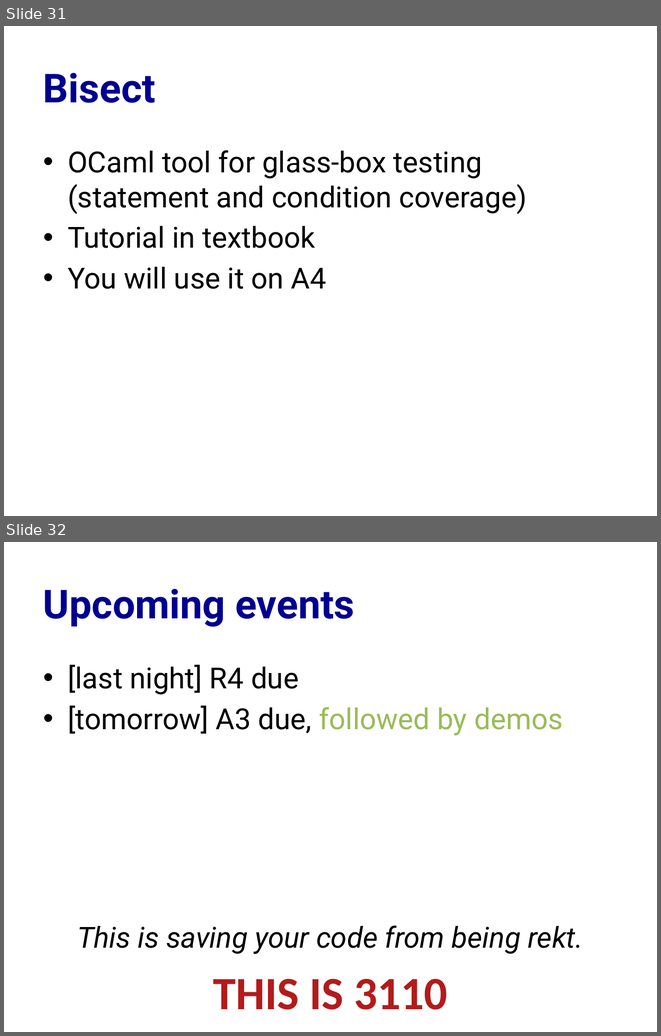
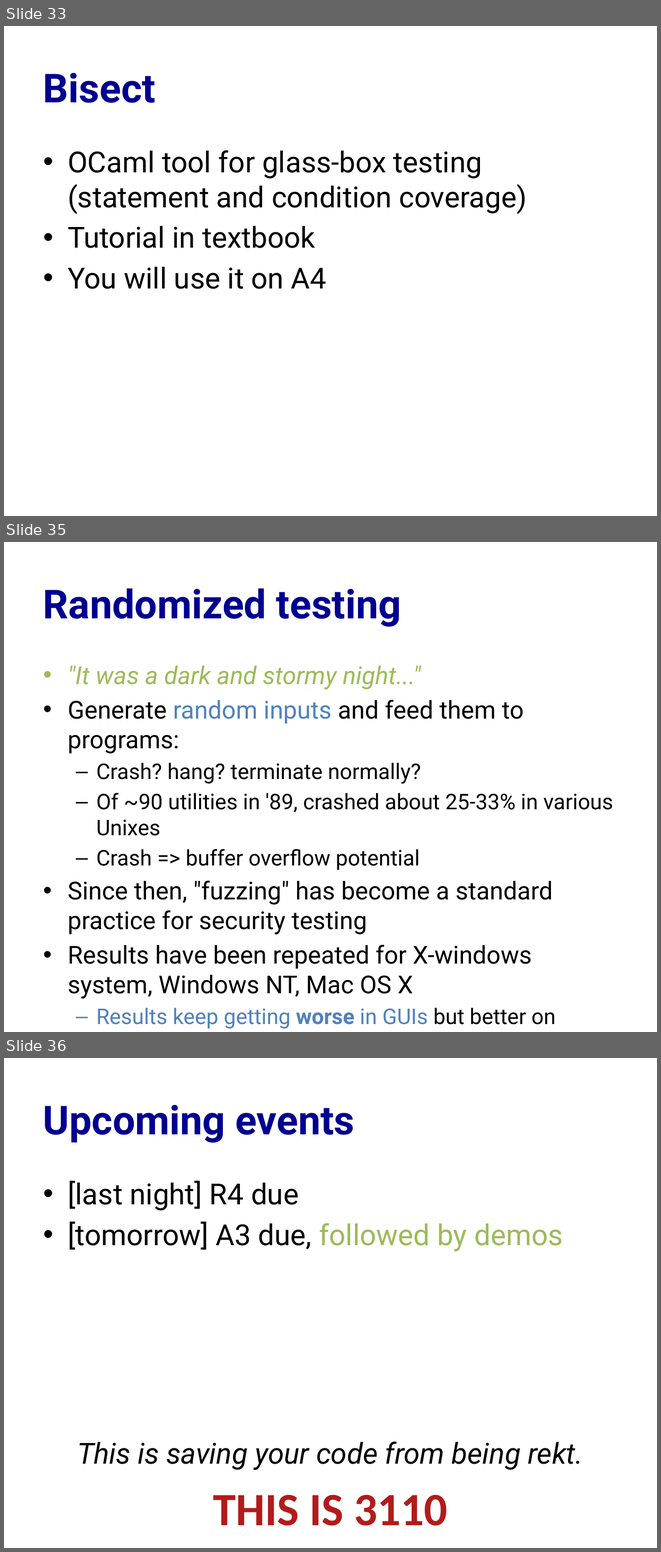
Before and after one commit to cs3110/materials-2019fa, a slide deck: 10-test/lec.pptx. Shown one above the other, each under a label of ours: slides 31 and 32 before the commit, slides 33, 35 and 36 after it; the slides between them are not shown. The pictures are 661x1036 and 661x1552 pixels, drawn with LibreOffice and Linux fonts; fonts in the diff are those of the drawing. Boxes give left, top, right and bottom in pixels: in the first picture for what was removed or moved away, otherwise in the second. Text is boxed around its words. In the diff, an @@ line names an element or a change of style, - is before the commit and + after.

Commit message:
Add slide on fuzz testing

```diff
--- a/10-test/lec.pptx
+++ b/10-test/lec.pptx
@@ slide 35 added at bbox=[4, 542, 657, 1032], background #FFFFFF @@
@@ title added at bbox=[43, 588, 401, 627], 44 pt, text #000090, bold @@
+Randomized testing
@@ text added at bbox=[68, 665, 614, 1029], 27.2 pt, text #000000 @@
+• "It was a dark and stormy night..."
+• Generate random inputs and feed them to programs:
+  – Crash? hang? terminate normally?
+  – Of ~90 utilities in '89, crashed about 25-33% in various Unixes
+  – Crash => buffer overflow potential
+• Since then, "fuzzing" has become a standard practice for security testing
+• Results have been repeated for X-windows system, Windows NT, Mac OS X
+  – Results keep getting worse in GUIs but better on command line
@@ what was slide 31 is now slide 33 @@
@@ what was slide 32 is now slide 36 @@
```
Also in this commit, not shown: 3 other slides added, 1 other file.
